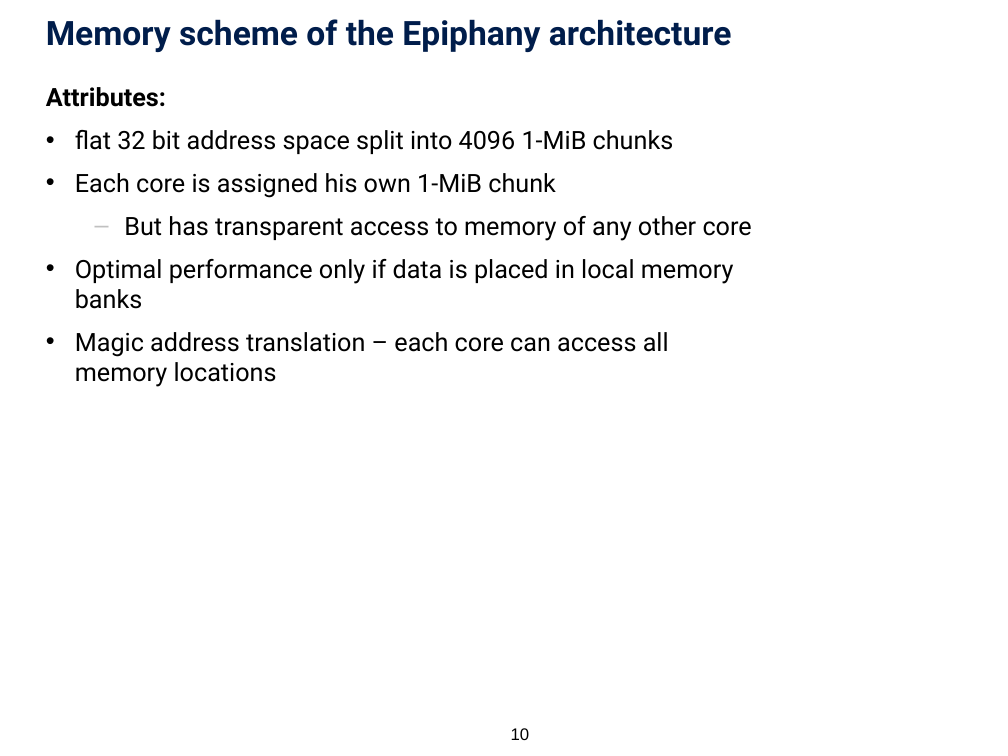
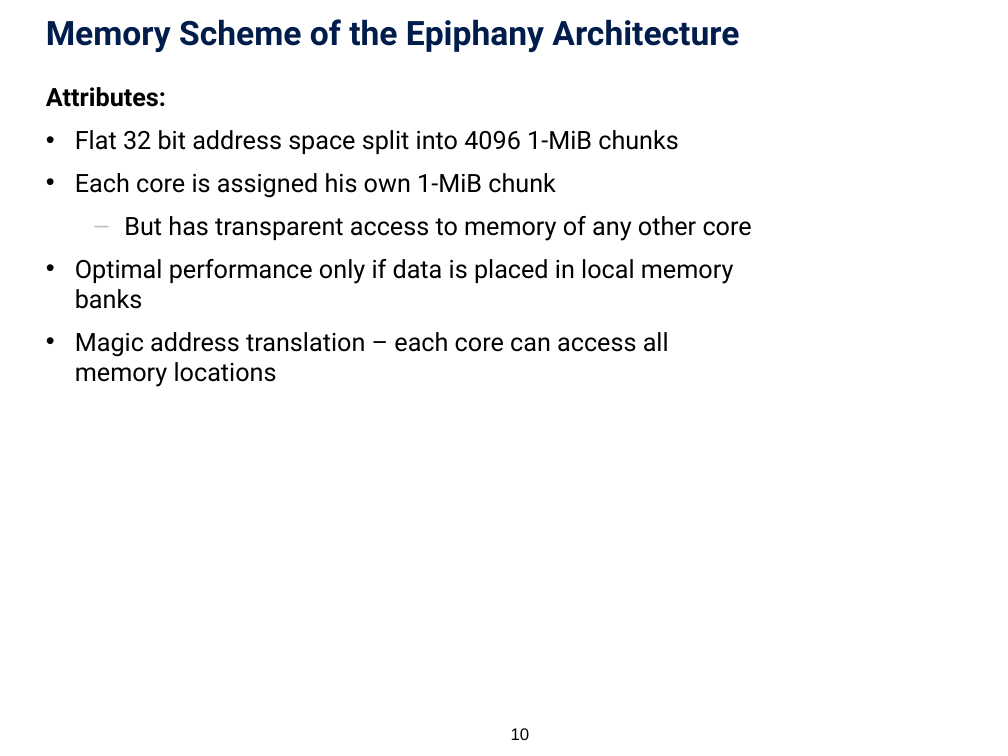
Before and after one commit to tobiashuste/parallella-hauptseminar, a slide deck: slide 10 of presentation/praesentation.pptx. Drawn at 1008x756 pixels with LibreOffice and Linux fonts; fonts in the diff are those of the drawing; background and template pictures are left out. Boxes give left, top, right and bottom in pixels: in the first picture for what was removed or moved away, otherwise in the second. Text is boxed around its words. In the diff, an @@ line names an element or a change of style, - is before the commit and + after.

```diff
--- a/presentation/praesentation.pptx
+++ b/presentation/praesentation.pptx
@@ title at (x1=46, y1=19, x2=739, y2=52): text changed @@
-Memory scheme of the Epiphany architecture
+Memory Scheme of the Epiphany Architecture
@@ text at (x1=75, y1=130, x2=679, y2=154): text changed @@
-  • flat 32 bit address space split into 4096 1-MiB chunks
+  • Flat 32 bit address space split into 4096 1-MiB chunks
```
Also in this commit, not shown: 13 other slides changed, 4 slides added, 1 slide removed, 2 other files.
